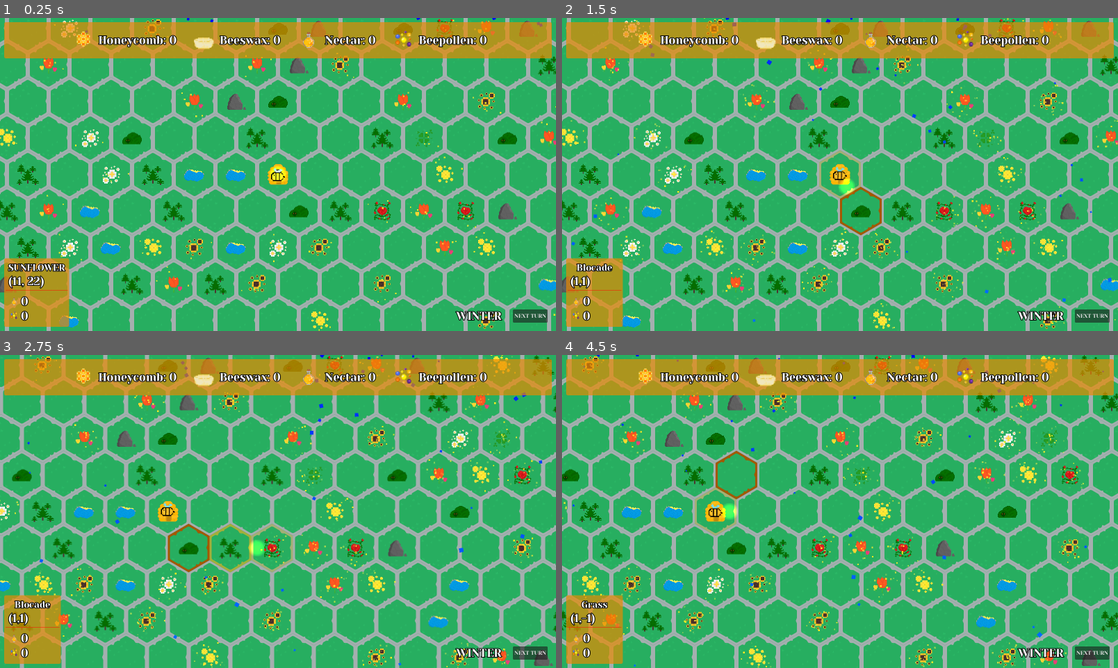
Above: before the commit, frames 1-4 (two rows, left to right).
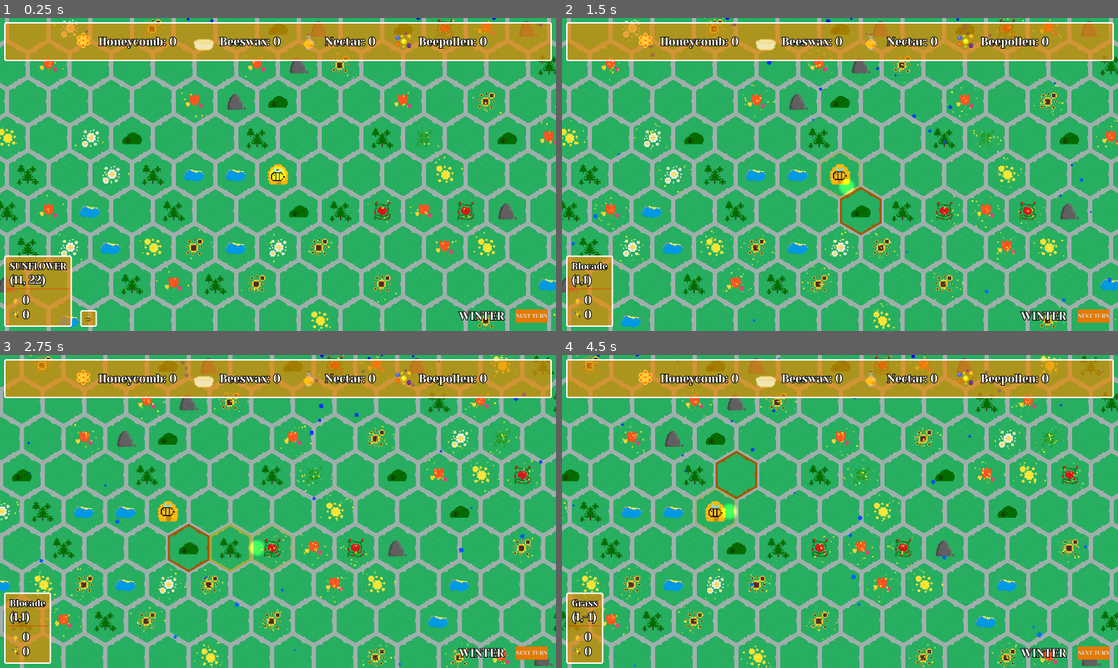
Above: after the commit, the same moments.

Repository: SpeedfireV/slavic-game-jam
Game: Godot game, scene res://game.tscn
Two runs of this game, one before a commit and one after it. Both use one fixed random seed, a clock stepped at 60 frames per second and the inputs below.
Inputs (mouse positions are in pixels of both pictures, inside the frame that each line leads up to):
- Up to frame 1 (0.25 s): no input
- Up to frame 2 (1.5 s): drag from (840, 174) to (878, 246) at 0.52 s; drag from (862, 212) to (817, 136) at 1.27 s
- Up to frame 3 (2.75 s): move the mouse to (255, 549) at 2.02 s; hold D (move_right) from 2.03 s (still down); right-click (255, 549) at 2.1 s; click (255, 549) at 2.3 s
- Up to frame 4 (4.5 s): release D (move_right) at 2.75 s; drag from (689, 511) to (728, 583) at 2.77 s; drag from (695, 473) to (717, 583) at 3.52 s; drag from (734, 473) to (717, 583) at 4.27 s

The runs differ from the first frame. In frame 1, 4.4% of the frame differs, in the area x 0-100%, y 1-99%; in frame 2, 4.3%; in frame 3, 4.3%; in frame 4, 4.6%.

Commit message:
bees row

Diff:
--- /dev/null
+++ b/bee_row_element.gd
@@ -0,0 +1,22 @@
+class_name BeeRowElement extends PanelContainer
+
+
+
+@onready var bee_icon: TextureRect = %BeeIcon
+var bee: Bee
+
+
+func set_bee(_bee: Bee):
+	bee = _bee
+	# if bee.type == Bee.BeeType.NORMAL:
+	# 	bee_icon.texture = load("res://assets/hexagons/bees/normal_bee.png")
+	# elif bee.type == Bee.BeeType.WARRIOR:
+	# 	bee_icon.texture = preload("res://assets/hexagons/bees/warrior_bee.png")
+	# elif bee.type == Bee.BeeType.COLLECTOR:
+	# 	bee_icon.texture = preload("res://assets/hexagons/bees/collector_bee.png")
+	# elif bee.type == Bee.BeeType.SUPPORT:
+	# 	bee_icon.texture = preload("res://assets/hexagons/bees/support_bee.png")
+	# elif bee.type == Bee.BeeType.QUEEN:
+	# 	bee_icon.texture = preload("res://assets/hexagons/bees/queen_bee.png")
+	# else:
+	# 	push_error("Unknown bee type: " + str(bee.type))
--- /dev/null
+++ b/bee_row_element.tscn
@@ -0,0 +1,14 @@
+[gd_scene load_steps=4 format=3 uid="uid://0lhylvp05r6e"]
+
+[ext_resource type="StyleBox" uid="uid://fue2v0rxu66g" path="res://ui/theme_data/panel_container/panel_container.tres" id="1_cb55b"]
+[ext_resource type="Script" uid="uid://b4vql836p54o3" path="res://bee_row_element.gd" id="2_21l1i"]
+[ext_resource type="Texture2D" uid="uid://c51ukjx0bplyy" path="res://assets/hexagons/bees/normal_bee.png" id="2_nhabg"]
+
+[node name="BeeRowElement" type="PanelContainer"]
+theme_override_styles/panel = ExtResource("1_cb55b")
+script = ExtResource("2_21l1i")
+
+[node name="BeeIcon" type="TextureRect" parent="."]
+unique_name_in_owner = true
+layout_mode = 2
+texture = ExtResource("2_nhabg")
--- a/managers/game_manager.gd
+++ b/managers/game_manager.gd
@@ -22,7 +22,7 @@
 			push_error("Error: Invalid season encountered.")
 			return "Unknown Season"
 
-func _nextSeason() -> Season:
+func _next_season_enum() -> Season:
 	match current_season:
 		Season.Spring:
 			return Season.Summer
@@ -46,20 +46,23 @@
 		navigator.show_navigation()
 var selected_bee: Bee
 var bees_node: BeesNode
+var bees_row: BeesRow
 
 var selected_hexagon: MapHexagon = null:
 	set(value):
 		selected_bee = null
 		navigator.clear_navigation()
+		var bees_on_hex: Array[Bee]
+		for unit in value.units_on_hex:
+			if unit is Bee:
+				bees_on_hex.append(unit)
+		bees_row.set_bees(bees_on_hex)
+		bees_row.set_bees(bees_on_hex)
 		if value != null:
 			GameManager.hud.show_hex_description(value)
 		else:
 			GameManager.hud.hex_description.visible = false
 		selected_hexagon = value
-		if selected_hexagon.unit_on_hex is Bee:
-			GameManager.selected_bee = selected_hexagon.unit_on_hex
-			navigator.show_navigation()
-		selected_hexagon.selection_effect()
 		hexagon_selected.emit(value)
 var hud: Hud
 
@@ -69,11 +72,11 @@
 var current_season: Season = Season.Spring
 
 func next_turn():
-	current_season = _nextSeason()
+	current_season = _next_season_enum()
 	next_turn_sig.emit(current_season)
-
+	hud._animate_to_next_season()
 
 func add_new_unit(unit: Unit):
 	unit.global_position = Vector2(unit.current_pos) * Map.grid_step
 	bees_node.add_child(unit)
-	Map.placed_hexagons[unit.current_pos].unit_on_hex = unit
+	Map.placed_hexagons[unit.current_pos].units_on_hex.append(unit)
--- a/map/map.gd
+++ b/map/map.gd
@@ -103,8 +103,8 @@
 			neighbor_hex.neighbours.set_neighbouring_hexagon(hex, _get_opposite_orientation(orientation))
 
 static func move_bee(bee: Bee, target_coords: Vector2i):
-	placed_hexagons[bee.coords].unit_on_hex = null
+	placed_hexagons[bee.coords].units_on_hex.erase(bee)
 	var target_hex = placed_hexagons[target_coords]
 	bee.coords = target_coords
-	target_hex.unit_on_hex = bee
+	target_hex.units_on_hex = bee
 	GameManager.selected_hexagon = Map.placed_hexagons.get(target_coords)
--- a/map/map_hexagon.gd
+++ b/map/map_hexagon.gd
@@ -86,7 +86,7 @@
 var coords: Vector2i = Vector2i.ZERO
 var hexagon_type: HexagonType = HexagonType.Empty
 var selected: bool = false
-var unit_on_hex: Unit
+var units_on_hex: Array[Unit] = []
 
 var mouse_on_top: bool = false:
 	set(new_value):
@@ -155,6 +155,7 @@
 
 func _on_hexagon_clicked():
 	GameManager.selected_hexagon = self
+	selection_effect()
 
 
 func selection_effect():
--- a/navigator.gd
+++ b/navigator.gd
@@ -102,8 +102,8 @@
 static func move_bee(bee: Bee, target_coords: Vector2i):
 	if GameManager.navigator.reachable and bee.moves_left >= GameManager.navigator.move_cost:
 		bee.moves_left -= GameManager.navigator.move_cost
-		Map.placed_hexagons[bee.coords].unit_on_hex = null
+		Map.placed_hexagons[bee.coords].units_on_hex.erase(bee)
 		var target_hex = Map.placed_hexagons[target_coords]
 		bee.coords = target_coords
-		target_hex.unit_on_hex = bee
+		target_hex.units_on_hex = bee
 		GameManager.selected_hexagon = Map.placed_hexagons.get(target_coords)
--- /dev/null
+++ b/ui/bees_row.gd
@@ -0,0 +1,16 @@
+class_name BeesRow extends HBoxContainer
+
+const BEE_ROW_ELEMENT_SCENE: PackedScene = preload("res://bee_row_element.tscn")
+
+func _ready():
+	GameManager.bees_row = self
+
+func set_bees(bees: Array[Bee]):
+	for child in get_children():
+		if child is BeeRowElement:
+			child.queue_free()  # Clear existing elements
+
+	for bee in bees:
+		var bee_row_element = BEE_ROW_ELEMENT_SCENE.instantiate()
+		bee_row_element.set_bee(bee)
+		add_child(bee_row_element)
--- /dev/null
+++ b/ui/bees_row.tscn
@@ -0,0 +1,19 @@
+[gd_scene load_steps=3 format=3 uid="uid://dx655hkypa2so"]
+
+[ext_resource type="Script" uid="uid://dudevui6rhtyt" path="res://ui/bees_row.gd" id="1_vbksi"]
+[ext_resource type="PackedScene" uid="uid://0lhylvp05r6e" path="res://bee_row_element.tscn" id="2_4bmyf"]
+
+[node name="BeesRow" type="HBoxContainer"]
+anchors_preset = 12
+anchor_top = 1.0
+anchor_right = 1.0
+anchor_bottom = 1.0
+offset_top = -24.0
+grow_horizontal = 2
+grow_vertical = 0
+size_flags_vertical = 8
+theme_override_constants/separation = 36
+script = ExtResource("1_vbksi")
+
+[node name="BeeRowElement" parent="." instance=ExtResource("2_4bmyf")]
+layout_mode = 2
--- a/ui/hud.gd
+++ b/ui/hud.gd
@@ -4,10 +4,10 @@
 @onready var next_turn_button: NextTurnButton = %NextTurnButton
 @onready var stats_bar: StatsBar = %StatsBar
 @onready var current_season_label: Label = %CurrentSeasonLabel
+@onready var new_season_color_rect: ColorRect = %NewSeasonColorRect
 
 func _ready():
 	GameManager.hud = self
-
 	GameManager.next_turn_sig.connect(_on_next_turn)
 
 func show_hex_description(hexagon: MapHexagon):
@@ -16,3 +16,11 @@
 
 func _on_next_turn(current_season: GameManager.Season):
 	current_season_label.text = str(GameManager.get_season_name(current_season))
+
+func _animate_to_next_season():
+	new_season_color_rect.mouse_filter = Control.MOUSE_FILTER_STOP
+	var tween: Tween = create_tween()
+	tween.tween_property(new_season_color_rect, "color", Color(0x000000ff), 0.4)
+	await get_tree().create_timer(0.4)
+	tween.tween_property(new_season_color_rect, "color", Color(0x00000000), 0.4).set_delay(0.4)
+	new_season_color_rect.mouse_filter = Control.MOUSE_FILTER_PASS
--- a/ui/hud.tscn
+++ b/ui/hud.tscn
@@ -1,10 +1,11 @@
-[gd_scene load_steps=6 format=3 uid="uid://drt2hvcmae3s8"]
+[gd_scene load_steps=7 format=3 uid="uid://drt2hvcmae3s8"]
 
 [ext_resource type="Script" uid="uid://7uumi0y6r2fc" path="res://ui/hud.gd" id="1_7ihmi"]
 [ext_resource type="PackedScene" uid="uid://jrpypt07m3co" path="res://ui/stats_bar.tscn" id="1_rbyyf"]
 [ext_resource type="PackedScene" uid="uid://nu52ulpvu4k2" path="res://ui/hex_description/hex_description.tscn" id="2_276te"]
 [ext_resource type="PackedScene" uid="uid://bd0wml8an17ye" path="res://rain_effect.tscn" id="2_en2x2"]
 [ext_resource type="PackedScene" uid="uid://b7jl8yjv0b0i0" path="res://ui/next_turn_button.tscn" id="3_546lt"]
+[ext_resource type="PackedScene" uid="uid://dx655hkypa2so" path="res://ui/bees_row.tscn" id="5_1v5rv"]
 
 [node name="CanvasLayer" type="CanvasLayer"]
 script = ExtResource("1_7ihmi")
@@ -29,8 +30,15 @@
 theme_override_constants/margin_left = 24
 theme_override_constants/margin_bottom = 24
 
-[node name="HexDescription" parent="MarginContainer2" instance=ExtResource("2_276te")]
+[node name="HBoxContainer" type="HBoxContainer" parent="MarginContainer2"]
+layout_mode = 2
+theme_override_constants/separation = 48
+
+[node name="HexDescription" parent="MarginContainer2/HBoxContainer" instance=ExtResource("2_276te")]
 unique_name_in_owner = true
+layout_mode = 2
+
+[node name="BeesRow" parent="MarginContainer2/HBoxContainer" instance=ExtResource("5_1v5rv")]
 layout_mode = 2
 
 [node name="MarginContainer" type="MarginContainer" parent="."]
@@ -58,3 +66,14 @@
 [node name="NextTurnButton" parent="MarginContainer/HBoxContainer" instance=ExtResource("3_546lt")]
 unique_name_in_owner = true
 layout_mode = 2
+
+[node name="NewSeasonColorRect" type="ColorRect" parent="."]
+unique_name_in_owner = true
+visible = false
+anchors_preset = 15
+anchor_right = 1.0
+anchor_bottom = 1.0
+grow_horizontal = 2
+grow_vertical = 2
+mouse_filter = 2
+color = Color(0, 0, 0, 0)
--- a/ui/next_turn_button.gd
+++ b/ui/next_turn_button.gd
@@ -7,3 +7,6 @@
 
 func _on_next_turn_button_pressed():
 	GameManager.next_turn()
+
+func _process(delta):
+	disabled = false
--- a/ui/next_turn_button.tscn
+++ b/ui/next_turn_button.tscn
@@ -1,9 +1,13 @@
-[gd_scene load_steps=2 format=3 uid="uid://b7jl8yjv0b0i0"]
+[gd_scene load_steps=3 format=3 uid="uid://b7jl8yjv0b0i0"]
 
 [ext_resource type="Script" uid="uid://cnuef1hp2728x" path="res://ui/next_turn_button.gd" id="1_k0wlo"]
+
+[sub_resource type="StyleBoxFlat" id="StyleBoxFlat_k0wlo"]
+bg_color = Color(0.887709, 0.477577, 1.15514e-06, 1)
 
 [node name="NextTurnButton" type="Button"]
 offset_right = 100.0
 offset_bottom = 27.0
+theme_override_styles/normal = SubResource("StyleBoxFlat_k0wlo")
 text = "NEXT TURN"
 script = ExtResource("1_k0wlo")
--- a/ui/theme_data/panel_container/panel_container.tres
+++ b/ui/theme_data/panel_container/panel_container.tres
@@ -2,6 +2,11 @@
 
 [resource]
 bg_color = Color(0.913725, 0.537255, 0, 0.686275)
+border_width_left = 4
+border_width_top = 4
+border_width_right = 4
+border_width_bottom = 4
+border_color = Color(1, 1, 1, 1)
 corner_radius_top_left = 5
 corner_radius_top_right = 5
 corner_radius_bottom_right = 5
Not shown, added: bee_row_element.gd.uid
Not shown, added: ui/bees_row.gd.uid
Not shown: 1 places in ui/hex_description/hex_description.tscn that only renumber resources
